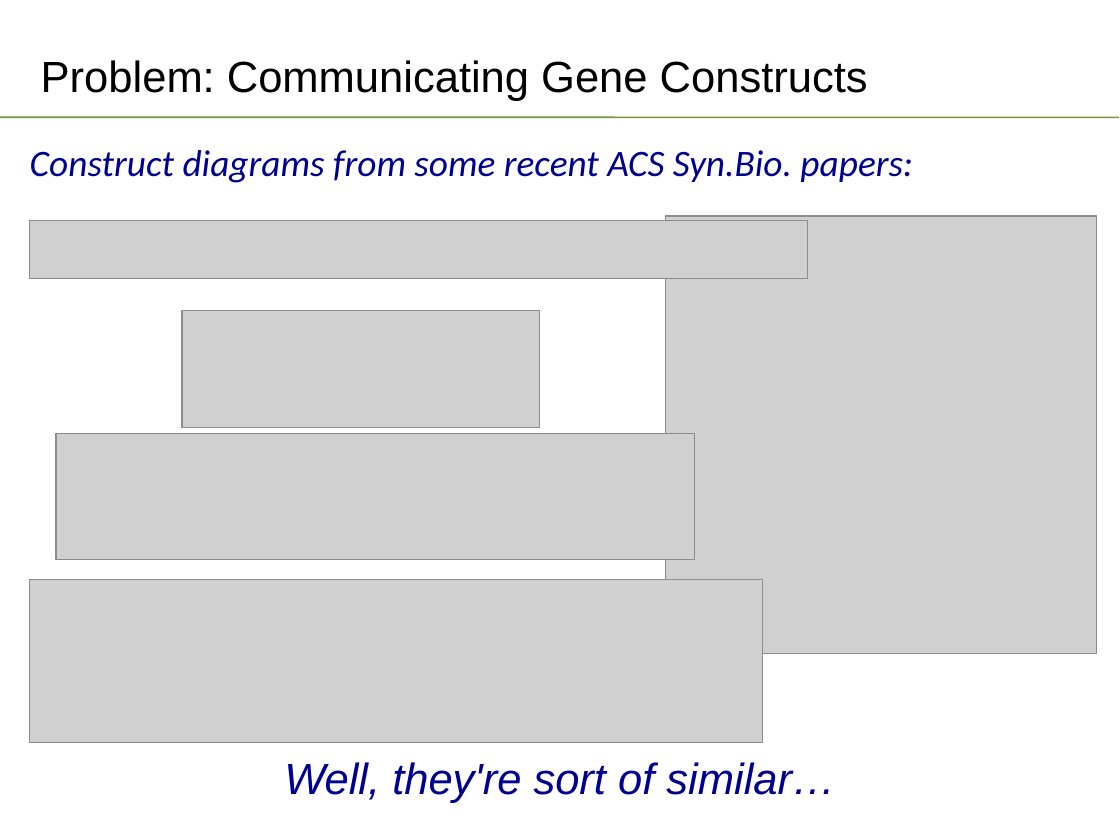
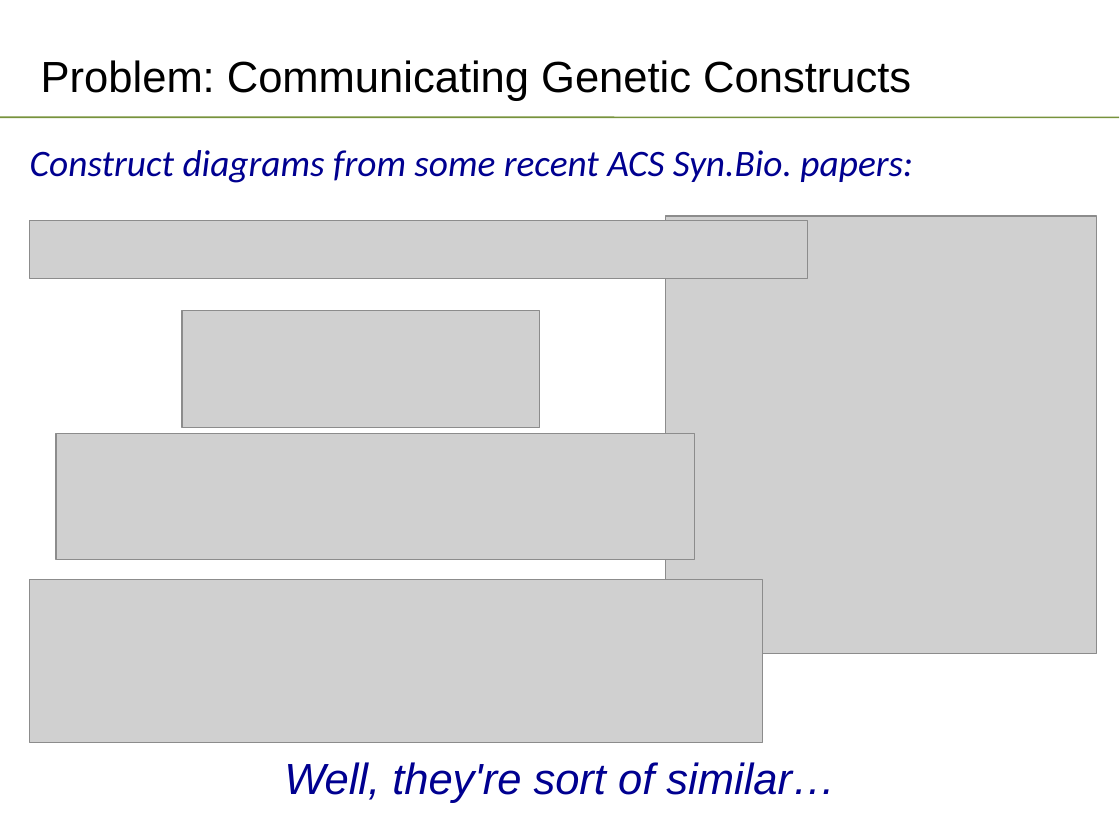
Before and after one commit to SynBioDex/Community-Media, a slide deck: slide 2 of 2017/COMBINE 2017/SBOLv-update-2017.pptx. Drawn at 1120x840 pixels with LibreOffice and Linux fonts; fonts in the diff are those of the drawing; grey boxes stand for pictures; background and template pictures are left out. Boxes give left, top, right and bottom in pixels: in the first picture for what was removed or moved away, otherwise in the second. Text is boxed around its words. In the diff, an @@ line names an element or a change of style, - is before the commit and + after.

```diff
--- a/2017/COMBINE 2017/SBOLv-update-2017.pptx
+++ b/2017/COMBINE 2017/SBOLv-update-2017.pptx
@@ title at [41, 60, 911, 101]: text changed @@
-Problem: Communicating Gene Constructs
+Problem: Communicating Genetic Constructs
```
Also in this commit, not shown: 2 slides added.
